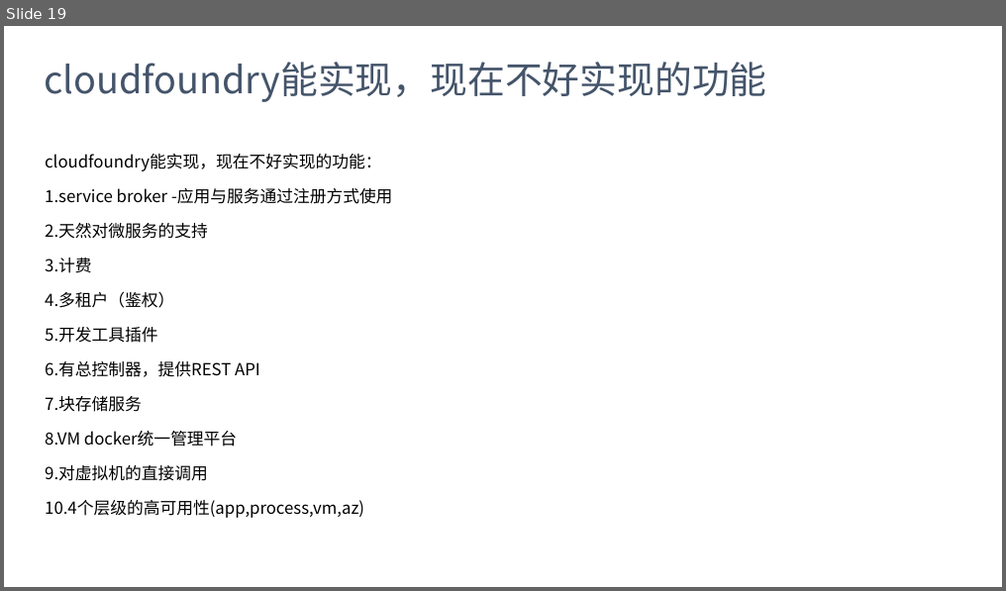
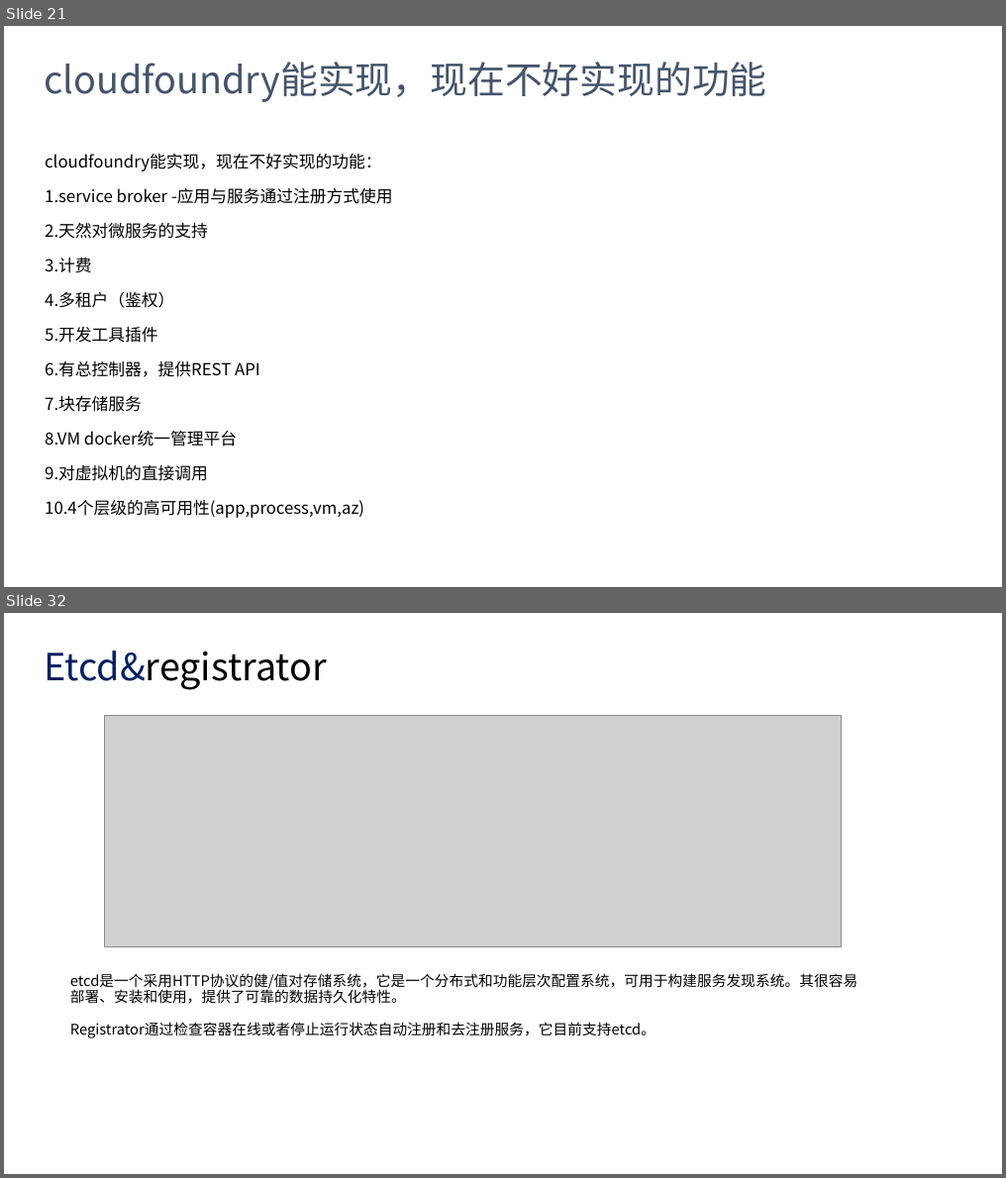
Before and after one commit to barrett-li/document, a slide deck: docker/docker_Paas方案V101.pptx. Shown one above the other, each under a label of ours: slide 19 before the commit, slides 21 and 32 after it; the slides between them are not shown. The pictures are 1006x591 and 1006x1178 pixels, drawn with LibreOffice and Linux fonts; fonts in the diff are those of the drawing; grey boxes stand for pictures. Boxes give left, top, right and bottom in pixels: in the first picture for what was removed or moved away, otherwise in the second. Text is boxed around its words. In the diff, an @@ line names an element or a change of style, - is before the commit and + after.

```diff
--- a/docker/docker_Paas方案V101.pptx
+++ b/docker/docker_Paas方案V101.pptx
@@ slide 32 added at <box>4,613,1002,1174</box>, background #FFFFFF @@
@@ title added at <box>44,651,327,690</box>, 36 pt, text #000000 @@
+Etcd&registrator
@@ picture added at <box>104,716,841,947</box> @@
@@ text added at <box>70,973,857,1039</box>, 14 pt, text #000000 @@
+etcd是一个采用HTTP协议的健/值对存储系统，它是一个分布式和功能层次配置系统，可用于构建服务发现系统。其很容易部署、安装和使用，提供了可靠的数据持久化特性。
+Registrator通过检查容器在线或者停止运行状态自动注册和去注册服务，它目前支持etcd。
@@ what was slide 19 is now slide 21 @@
```
Also in this commit, not shown: 3 slides changed, 12 other slides added, 3 other files.
